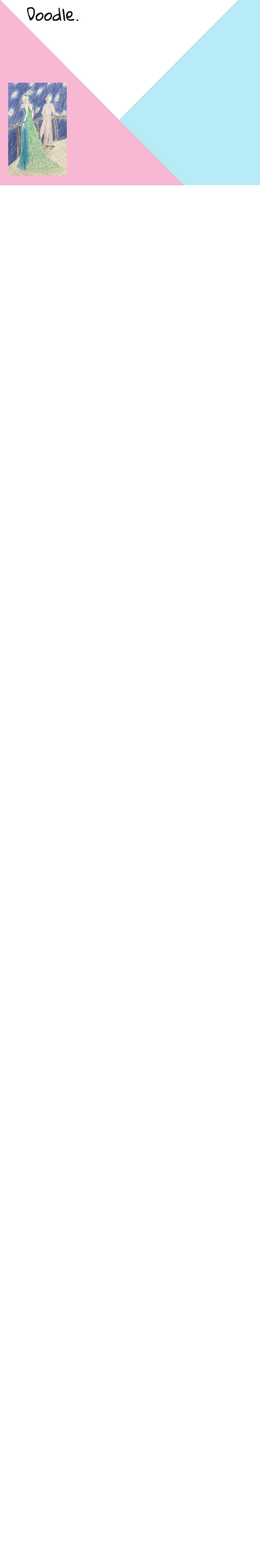
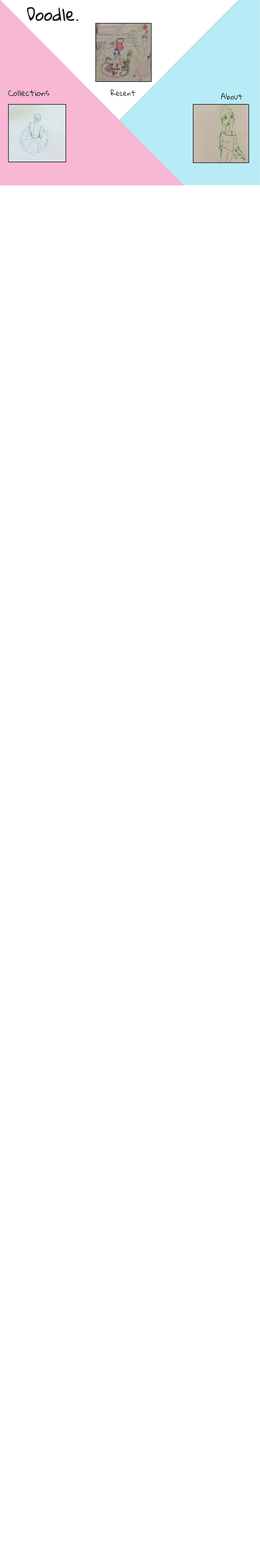
The second 260px x 1568px image is a revision of the first. Changes to its layers:
removed layer "Layer 3" over (x1=8, y1=82, x2=67, y2=177)
added layer "Collections" above "Rectangle 2 copy" over (x1=8, y1=89, x2=50, y2=97)
added layer "Rectangle 2 copy" above "miraculous" over (x1=95, y1=22, x2=152, y2=82)
added layer "miraculous" above "Rectangle 2" over (x1=95, y1=22, x2=152, y2=82)
added layer "Rectangle 2" above "ink" over (x1=192, y1=104, x2=249, y2=163)
added layer "ink" above "Rectangle 1" over (x1=192, y1=104, x2=249, y2=163)
added layer "Rectangle 1" above "Brightness/Contrast 1" over (x1=8, y1=104, x2=67, y2=163)
added layer "sketch" above "Doodle" over (x1=8, y1=104, x2=67, y2=162)
added layer "Layer 2" above "Layer 1" over (x1=220, y1=92, x2=243, y2=100)
added layer "Layer 1" above "Background" over (x1=110, y1=89, x2=136, y2=96)
